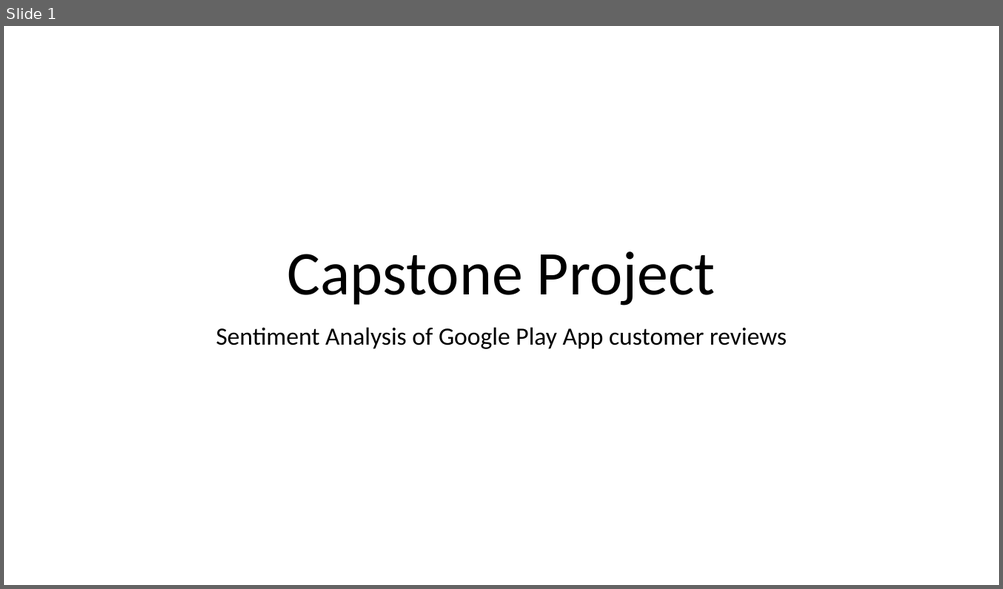
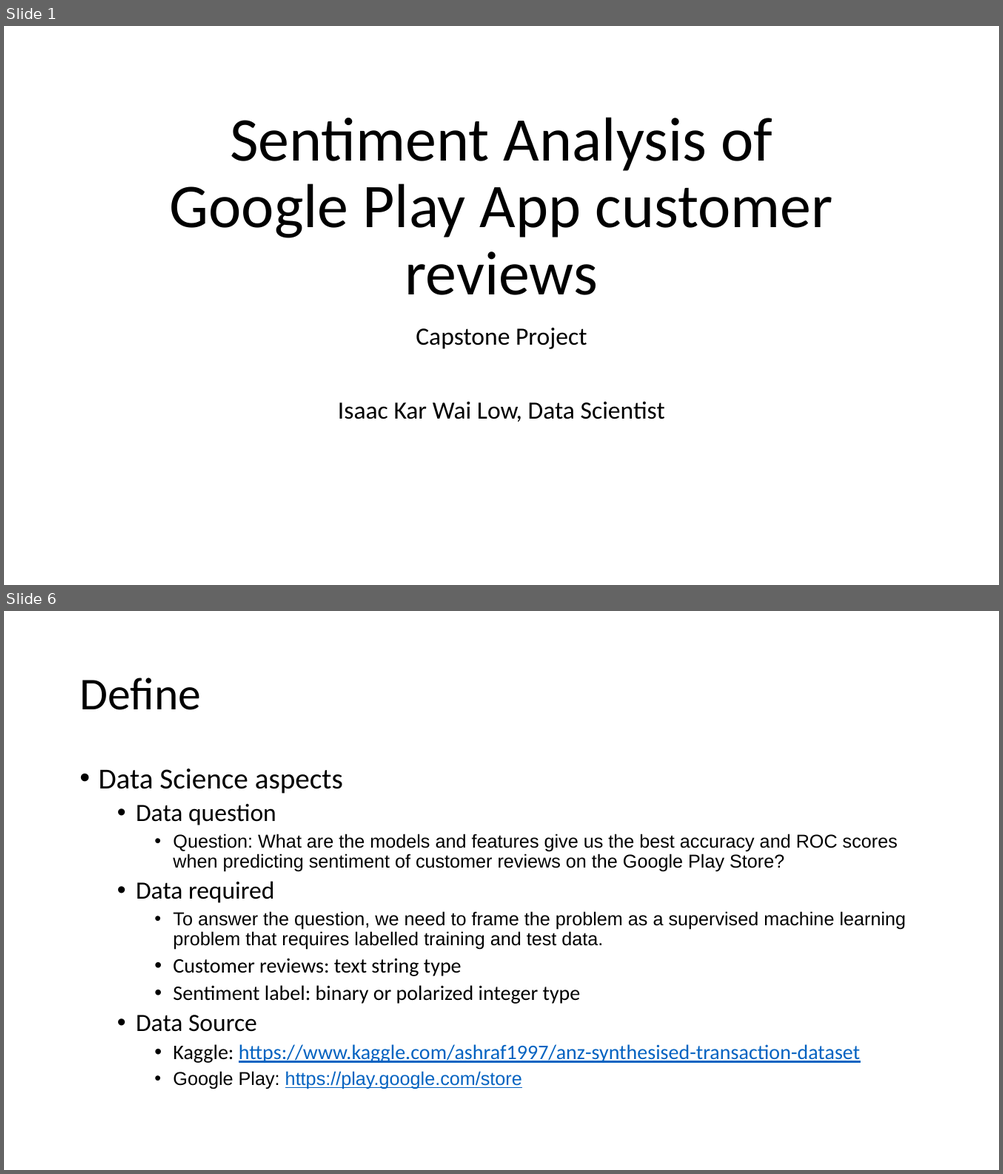
Before and after one commit to isaackarwailow/capstone-project, a slide deck: Capstone Project 2021.pptx. Shown one above the other, each under a label of ours: slide 1 before the commit, slides 1 and 6 after it; the slides between them are not shown. The pictures are 1003x589 and 1003x1174 pixels, drawn with LibreOffice and Linux fonts; fonts in the diff are those of the drawing. Boxes give left, top, right and bottom in pixels: in the first picture for what was removed or moved away, otherwise in the second. Text is boxed around its words. In the diff, an @@ line names an element or a change of style, - is before the commit and + after.

```diff
--- a/Capstone Project 2021.pptx
+++ b/Capstone Project 2021.pptx
@@ slide 6 added at (4,611,999,1170), background #FFFFFF @@
@@ title added at (79,678,201,710), 44 pt, text #000000 @@
+Define
@@ text added at (99,769,906,1090), 18 pt, text #000000 @@
+• Data Science aspects
+  • Data question
+    • Question: What are the models and features give us the best accuracy and ROC scores when predicting sentiment of customer reviews on the Google Play Store?
+  • Data required
+    • To answer the question, we need to frame the problem as a supervised machine learning problem that requires labelled training and test data.
+    • Customer reviews: text string type
+    • Sentiment label: binary or polarized integer type
+  • Data Source
+    • Kaggle: https://www.kaggle.com/ashraf1997/anz-synthesised-transaction-dataset
+    • Google Play: https://play.google.com/store
@@ slide 1 changed as well @@
@@ title at (170,117,833,295): text changed @@
-Capstone Project
+Sentiment Analysis of Google Play App customer reviews
@@ subtitle at (338,328,665,422): text changed @@
-Sentiment Analysis of Google Play App customer reviews
+Capstone Project
+Isaac Kar Wai Low, Data Scientist
```
Also in this commit, not shown: 5 other slides added, 1 slide removed, 2 other files.
